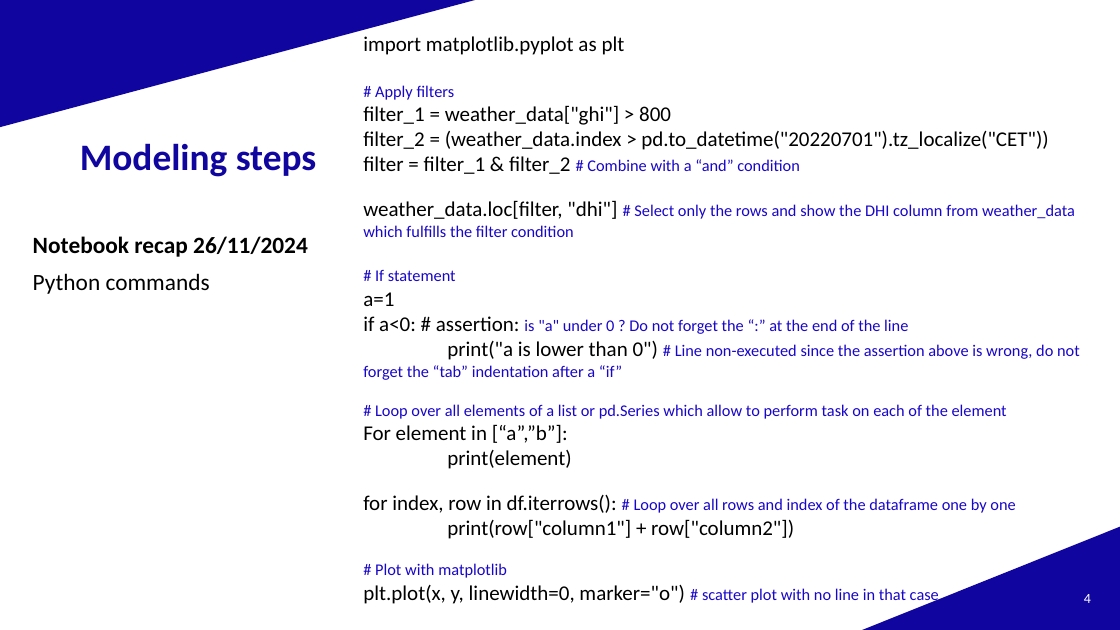
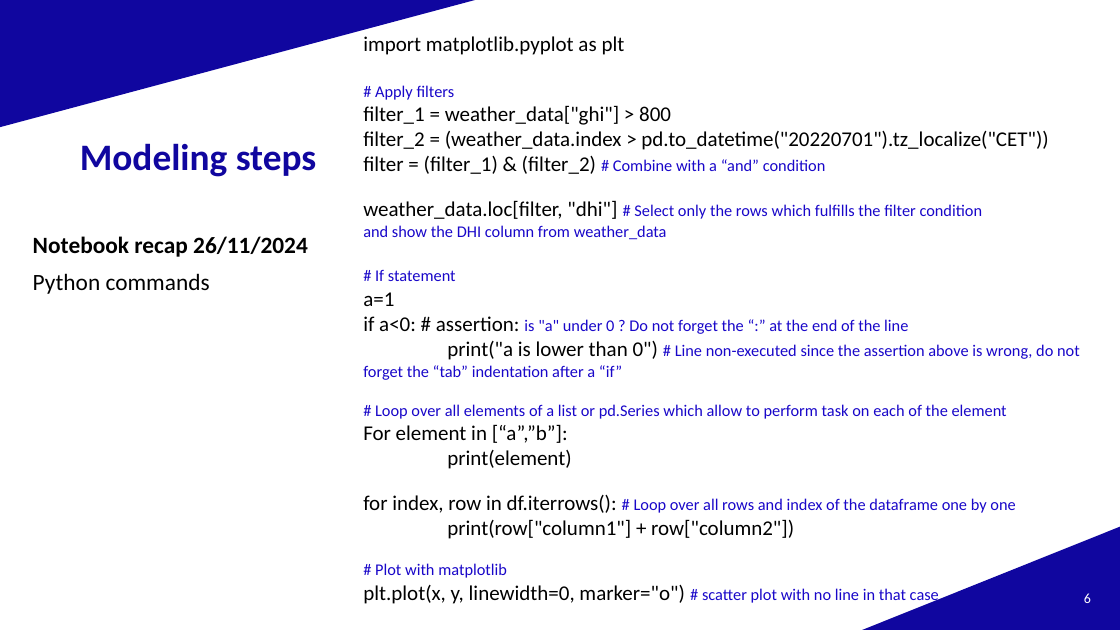
Before and after one commit to AlexandreHugoMathieu/pvfault_detection_solar_academy, a slide deck: slide 6 of slides/2024/slides_20241202.pptx (slide 4 before the commit). Drawn at 1120x630 pixels with LibreOffice and Linux fonts; fonts in the diff are those of the drawing; background and template pictures are left out. Boxes give left, top, right and bottom in pixels: in the first picture for what was removed or moved away, otherwise in the second. Text is boxed around its words. In the diff, an @@ line names an element or a change of style, - is before the commit and + after.

```diff
--- a/slides/2024/slides_20241202.pptx
+++ b/slides/2024/slides_20241202.pptx
@@ text at (x1=363, y1=156, x2=983, y2=240): text changed @@
-filter = filter_1 & filter_2 # Combine with a “and” condition
-weather_data.loc[filter, "dhi"] # Select only the rows and show the DHI column from weather_data which fulfills the filter condition
+filter = (filter_1) & (filter_2) # Combine with a “and” condition
+weather_data.loc[filter, "dhi"] # Select only the rows which fulfills the filter condition
+and show the DHI column from weather_data
@@ page number at (x1=1084, y1=593, x2=1091, y2=603): text changed @@
-4
+6
```
Also in this commit, not shown: 3 other slides changed, 2 slides added, 4 other files.
